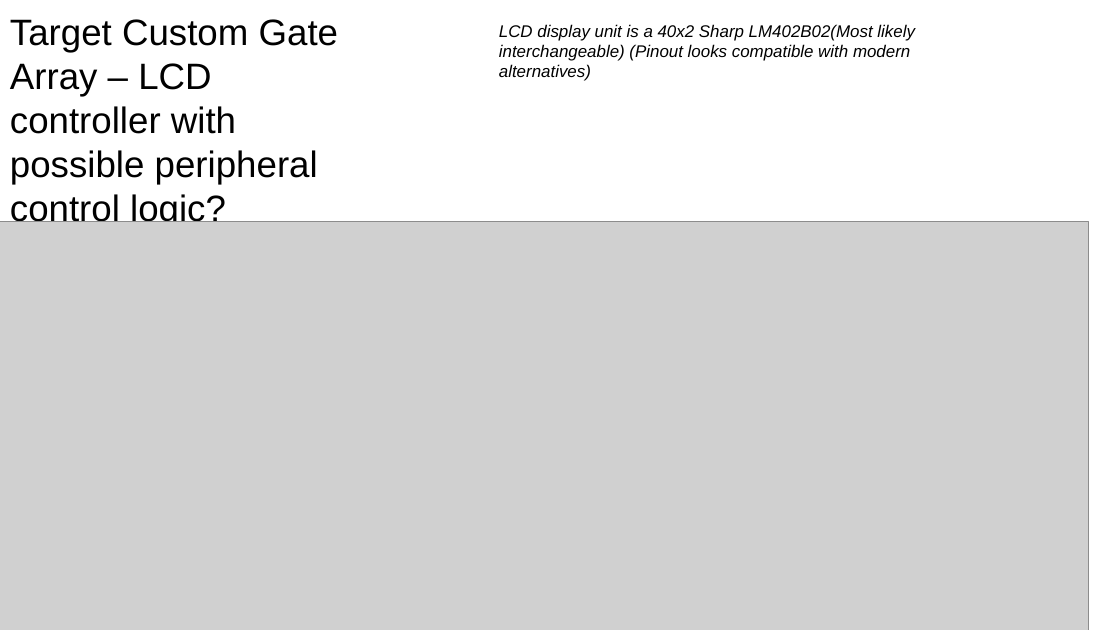
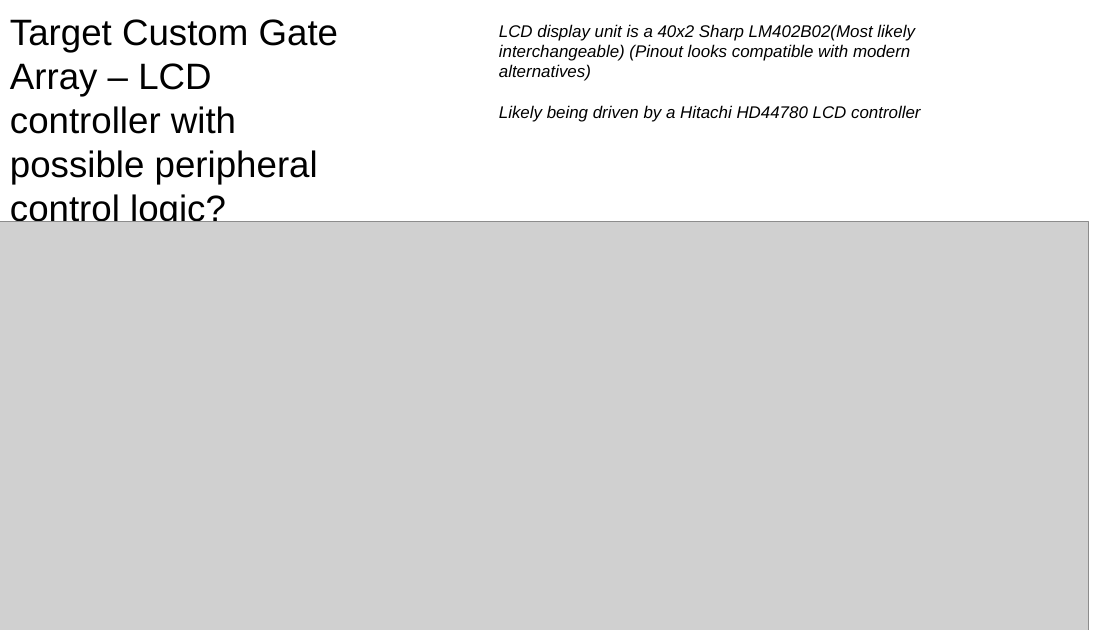
Before and after one commit to pxlsr/xD-49, a slide deck: slide 9 of Documentation/xD69.odp. Drawn at 1120x630 pixels with LibreOffice and Linux fonts; fonts in the diff are those of the drawing; grey boxes stand for pictures. Boxes give left, top, right and bottom in pixels: in the first picture for what was removed or moved away, otherwise in the second. Text is boxed around its words. In the diff, an @@ line names an element or a change of style, - is before the commit and + after.

```diff
--- a/Documentation/xD69.odp
+++ b/Documentation/xD69.odp
@@ text at [499, 105, 921, 122]: paragraph added @@
+Likely being driven by a Hitachi HD44780 LCD controller
```
Also in this commit, not shown: 1 other slide changed, 5 other files.
